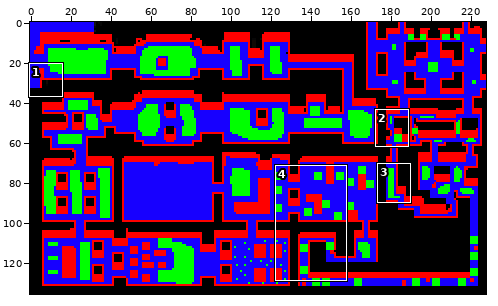
File history of a sprite sheet, data/map1_hit.png. The first picture is a wide view before the edit; the outline marks the close-up.
Close-up. Earlier state:
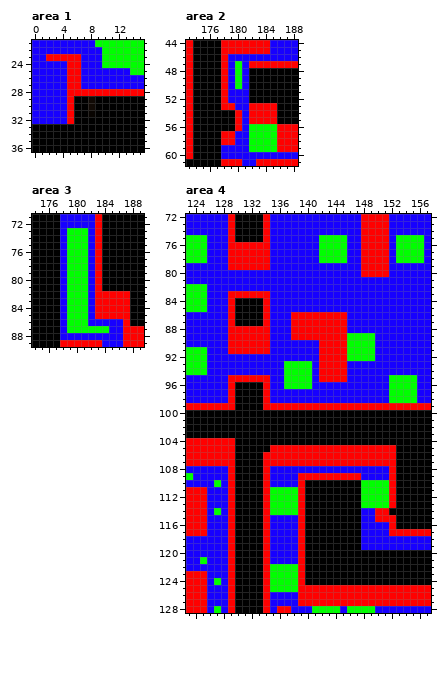
The file is 228x136 pixels. Colours within 5 levels of each other are drawn and written as one. Shown: area 1: x 0..15, y 21..36; area 2: x 173..188, y 44..61; area 3: x 174..189, y 71..89; area 4: x 123..157, y 72..128. The commit also changed other parts of the picture, which this record leaves out.
The result:
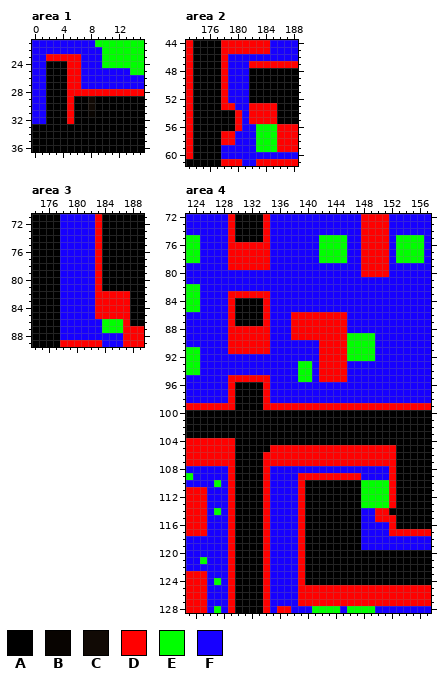
Palette (. is transparent): A #000000  B #080401  C #110a05  D #ff0000  E #00ff00  F #1700ff
Changes in this commit:
--- area 1
@@ x 0..6 @@
 23 FFDDDDD
-24 FFFFFDD
-25 FFFFFDD
-26 FFFFFDD
-27 FFFFFDD
-28 FFFFFDD
-29 FFFFFDA
-30 FFFFFDA
-31 FFFFFDA
-32 FFFFFDA
+24 FFAAADD
+25 FFAAADD
+26 FFAAADD
+27 FFAAADD
+28 FFAAADD
+29 FFAAADA
+30 FFAAADA
+31 FFAAADA
+32 FFAAADA
 33 AAAAAAA
--- area 2
@@ x 178..182 @@
 46 DFFFF
-47 DFEFD
-48 DFEFA
-49 DFEFA
-50 DFEFA
+47 DFFFD
+48 DFFFA
+49 DFFFA
+50 DFFFA
 51 DFFFA
@@ x 180..184 @@
 55 DFDDD
-56 DFEEE
-57 FFEEE
-58 FFEEE
-59 FFEEE
+56 DFFEE
+57 FFFEE
+58 FFFEE
+59 FFFEE
 60 FFFFF
--- area 3
@@ x 174..189 @@
 72 AAAAFFFFFDAAAAAA
-73 AAAAFEEEFDAAAAAA
-74 AAAAFEEEFDAAAAAA
-75 AAAAFEEEFDAAAAAA
-76 AAAAFEEEFDAAAAAA
-77 AAAAFEEEFDAAAAAA
-78 AAAAFEEEFDAAAAAA
-79 AAAAFEEEFDAAAAAA
-80 AAAAFEEEFDAAAAAA
-81 AAAAFEEEFDAAAAAA
-82 AAAAFEEEFDDDDDAA
-83 AAAAFEEEFDDDDDAA
-84 AAAAFEEEFDDDDDAA
-85 AAAAFEEEFDDDDDAA
-86 AAAAFEEEFFFFFDAA
-87 AAAAFEEEEEEFFDDD
+73 AAAAFFFFFDAAAAAA
+74 AAAAFFFFFDAAAAAA
+75 AAAAFFFFFDAAAAAA
+76 AAAAFFFFFDAAAAAA
+77 AAAAFFFFFDAAAAAA
+78 AAAAFFFFFDAAAAAA
+79 AAAAFFFFFDAAAAAA
+80 AAAAFFFFFDAAAAAA
+81 AAAAFFFFFDAAAAAA
+82 AAAAFFFFFDDDDDAA
+83 AAAAFFFFFDDDDDAA
+84 AAAAFFFFFDDDDDAA
+85 AAAAFFFFFDDDDDAA
+86 AAAAFFFFFFEEEDAA
+87 AAAAFFFFFFEEEDDD
 88 AAAAFFFFFFFFFDDD
--- area 4
@@ x 123..127 @@
  74 FFFFF
- 75 EEEFF
- 76 EEEFF
- 77 EEEFF
- 78 EEEFF
+ 75 EEFFF
+ 76 EEFFF
+ 77 EEFFF
+ 78 EEFFF
  79 FFFFF
@@ x 123..127 @@
  81 FFFFF
- 82 EEEFF
- 83 EEEFF
- 84 EEEFF
- 85 EEEFF
+ 82 EEFFF
+ 83 EEFFF
+ 84 EEFFF
+ 85 EEFFF
  86 FFFFF
@@ x 123..157 @@
  90 FFFFFFDDDDDDFFFFFFFDDDDEEEEFFFFFFFF
- 91 EEEFFFDDDDDDFFFFFFFDDDDEEEEFFFFFFFF
- 92 EEEFFFFFFFFFFFFFFFFDDDDEEEEFFFFFFFF
- 93 EEEFFFFFFFFFFFEEEEFDDDDFFFFFFFFFFFF
- 94 EEEFFFFFFFFFFFEEEEFDDDDFFFFFFFFFFFF
- 95 FFFFFFDDDDDDFFEEEEFDDDDFFFFFFEEEEFF
- 96 FFFFFFDAAAADFFEEEEFFFFFFFFFFFEEEEFF
- 97 FFFFFFDAAAADFFFFFFFFFFFFFFFFFEEEEFF
- 98 FFFFFFDAAAADFFFFFFFFFFFFFFFFFEEEEFF
+ 91 EEFFFFDDDDDDFFFFFFFDDDDEEEEFFFFFFFF
+ 92 EEFFFFFFFFFFFFFFFFFDDDDEEEEFFFFFFFF
+ 93 EEFFFFFFFFFFFFFFEEFDDDDFFFFFFFFFFFF
+ 94 EEFFFFFFFFFFFFFFEEFDDDDFFFFFFFFFFFF
+ 95 FFFFFFDDDDDDFFFFEEFDDDDFFFFFFFFFFFF
+ 96 FFFFFFDAAAADFFFFFFFFFFFFFFFFFFFFFFF
+ 97 FFFFFFDAAAADFFFFFFFFFFFFFFFFFFFFFFF
+ 98 FFFFFFDAAAADFFFFFFFFFFFFFFFFFFFFFFF
  99 DDDDDDDAAAADDDDDDDDDDDDDDDDDDDDDDDD
@@ x 133..140 @@
 110 ADFFFFDA
-111 ADEEEEDA
-112 ADEEEEDA
-113 ADEEEEDA
-114 ADEEEEDA
+111 ADFFFFDA
+112 ADFFFFDA
+113 ADFFFFDA
+114 ADFFFFDA
 115 ADFFFFDA
@@ x 133..140 @@
 121 ADFFFFDA
-122 ADEEEEDA
-123 ADEEEEDA
-124 ADEEEEDA
-125 ADEEEEDD
+122 ADFFFFDA
+123 ADFFFFDA
+124 ADFFFFDA
+125 ADFFFFDD
 126 ADFFFFDD
